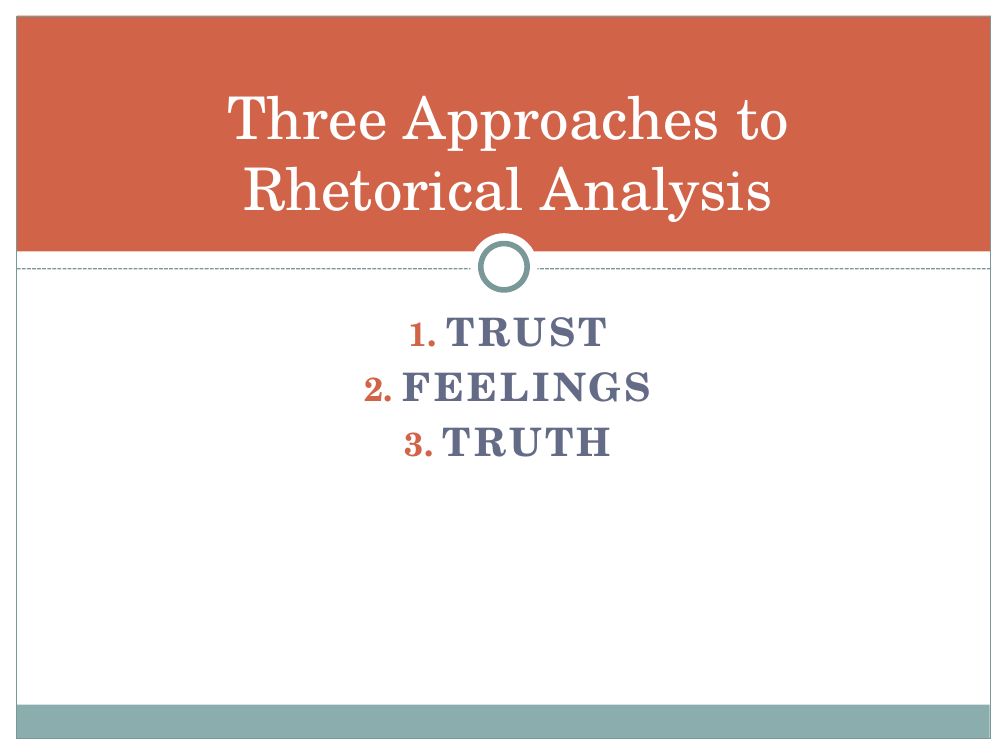
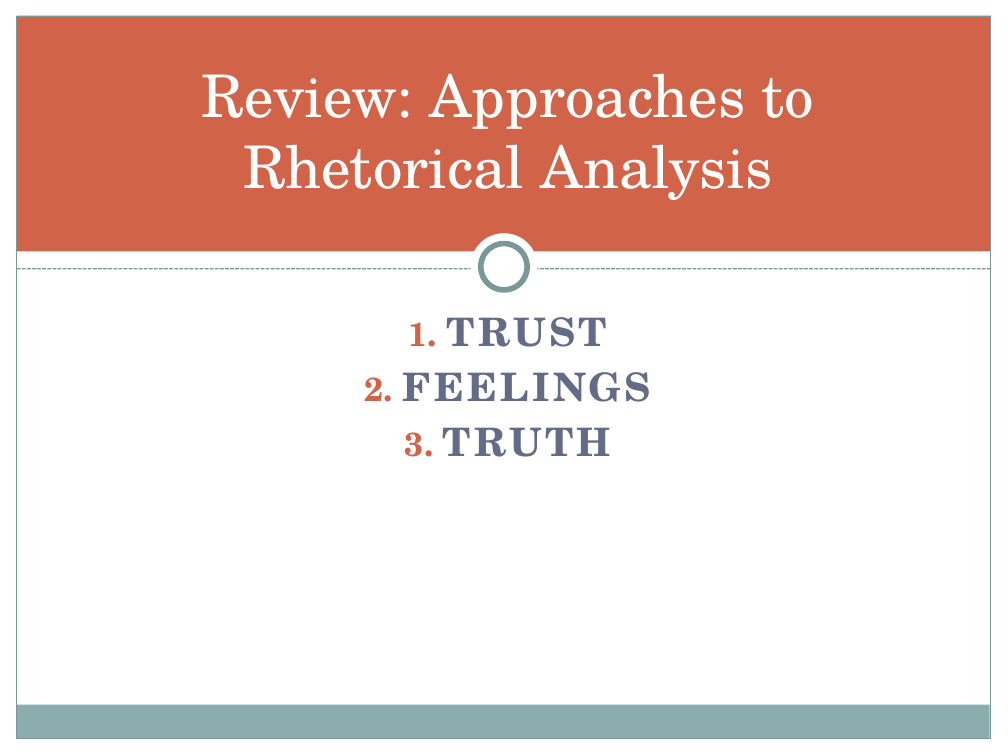
Before and after one commit to halperta/halperta.github.io, a slide deck: slide 4 of rhe306-spring2014/documents/pathosLecture.pptx (slide 3 before the commit). Drawn at 1008x756 pixels with LibreOffice and Linux fonts; fonts in the diff are those of the drawing. Boxes give left, top, right and bottom in pixels: in the first picture for what was removed or moved away, otherwise in the second. Text is boxed around its words. In the diff, an @@ line names an element or a change of style, - is before the commit and + after.

```diff
--- a/rhe306-spring2014/documents/pathosLecture.pptx
+++ b/rhe306-spring2014/documents/pathosLecture.pptx
@@ title at (202, 73, 815, 200): text changed @@
-Three Approaches to Rhetorical Analysis
+Review: Approaches to Rhetorical Analysis
```
Also in this commit, not shown: 1 other slide changed, 1 slide added, 2 other files.
